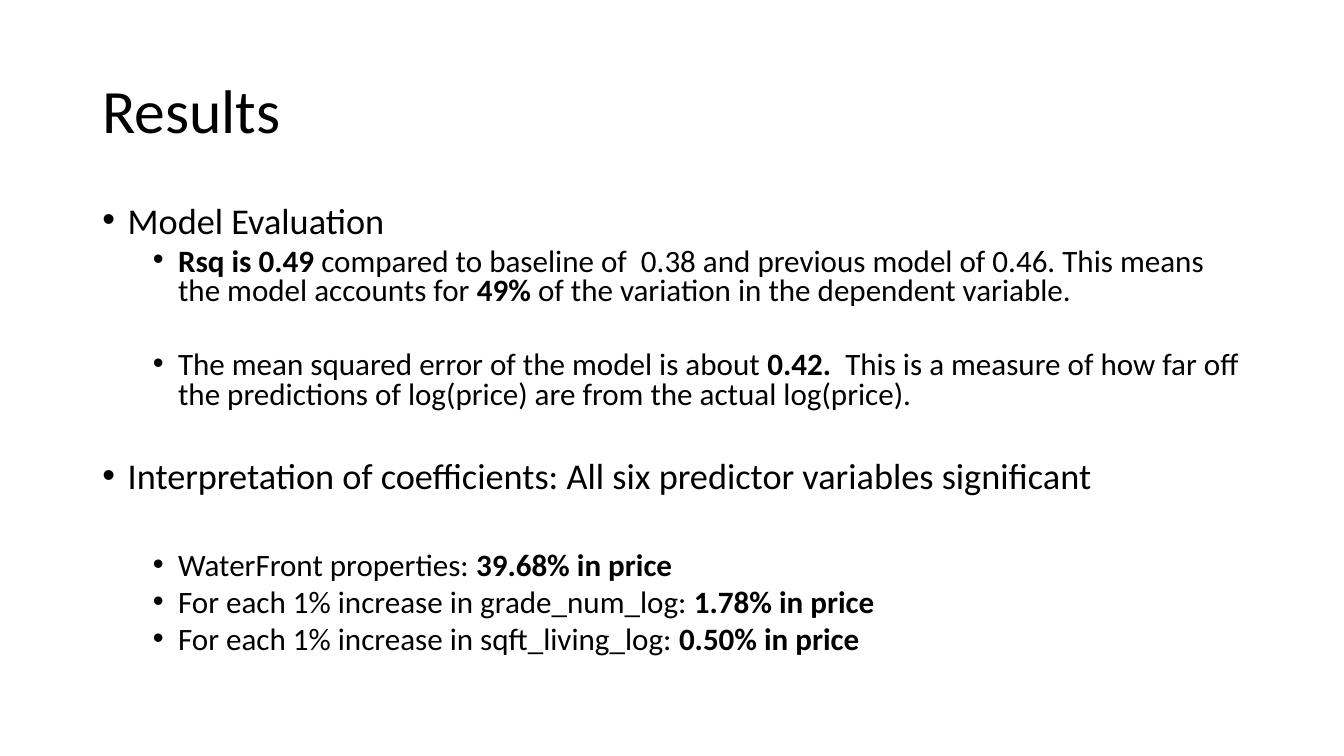
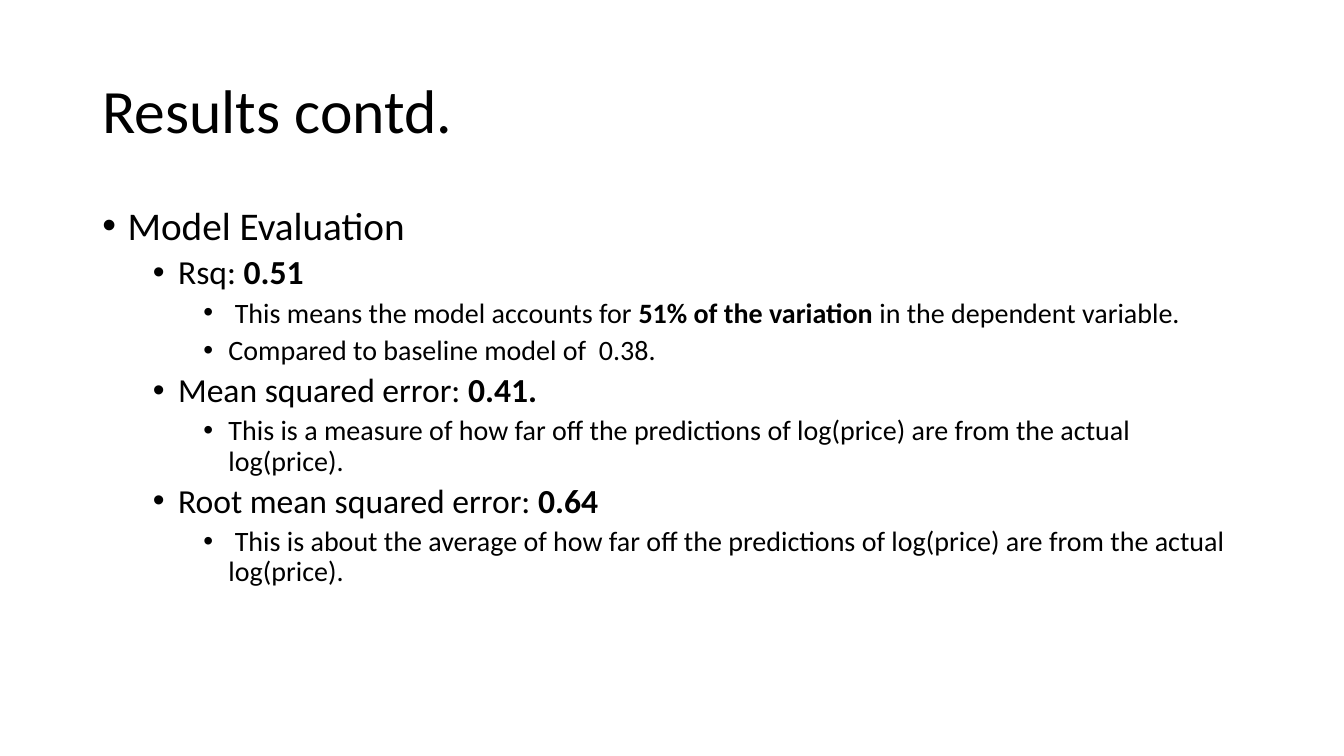
Before and after one commit to jmarksk/RealEstateProject2, a slide deck: slide 7 of Presentation_RealEstate.pptx. Drawn at 1344x756 pixels with LibreOffice and Linux fonts; fonts in the diff are those of the drawing. Boxes give left, top, right and bottom in pixels: in the first picture for what was removed or moved away, otherwise in the second. Text is boxed around its words. In the diff, an @@ line names an element or a change of style, - is before the commit and + after.

```diff
--- a/Presentation_RealEstate.pptx
+++ b/Presentation_RealEstate.pptx
@@ title at <box>102,90,453,134</box>: text changed @@
-Results
+Results contd.
@@ text at <box>128,212,405,241</box>: size 25.9 to 28 pt in "Model Evaluation"; line spacing 0.8 to 0.9 @@
@@ text at <box>178,262,1224,586</box>: text changed; size 22.2 to 20 pt @@
-  • Rsq is 0.49 compared to baseline of 0.38 and previous model of 0.46. This means the model accounts for 49% of the variation in the dependent variable.
-  • The mean squared error of the model is about 0.42. This is a measure of how far off the predictions of log(price) are from the actual log(price).
-• Interpretation of coefficients: All six predictor variables significant
-  • WaterFront properties: 39.68% in price
-  • For each 1% increase in grade_num_log: 1.78% in price
-  • For each 1% increase in sqft_living_log: 0.50% in price
+  • Rsq: 0.51
+    • This means the model accounts for 51% of the variation in the dependent variable.
+    • Compared to baseline model of 0.38.
+  • Mean squared error: 0.41.
+    • This is a measure of how far off the predictions of log(price) are from the actual log(price).
+  • Root mean squared error: 0.64
+    • This is about the average of how far off the predictions of log(price) are from the actual log(price).
```
Also in this commit, not shown: 5 other slides changed, 2 slides added, 3 other files.
